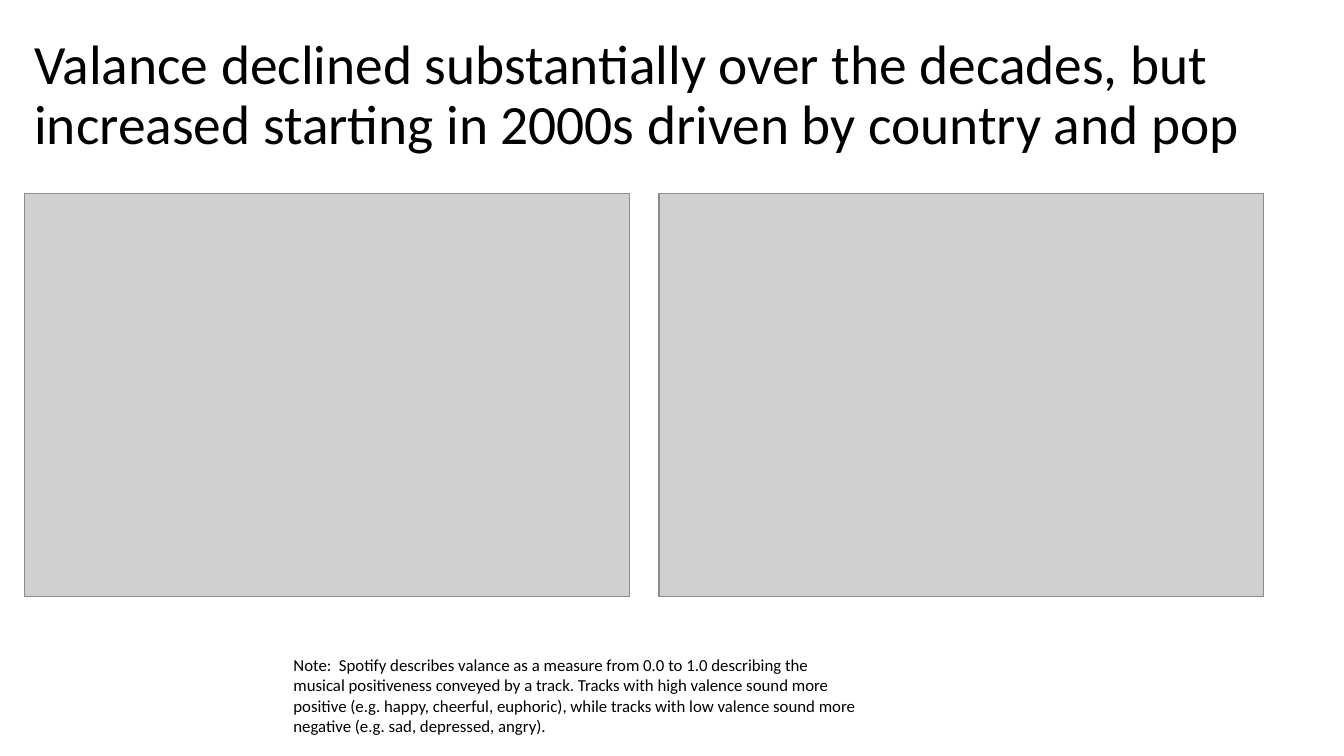
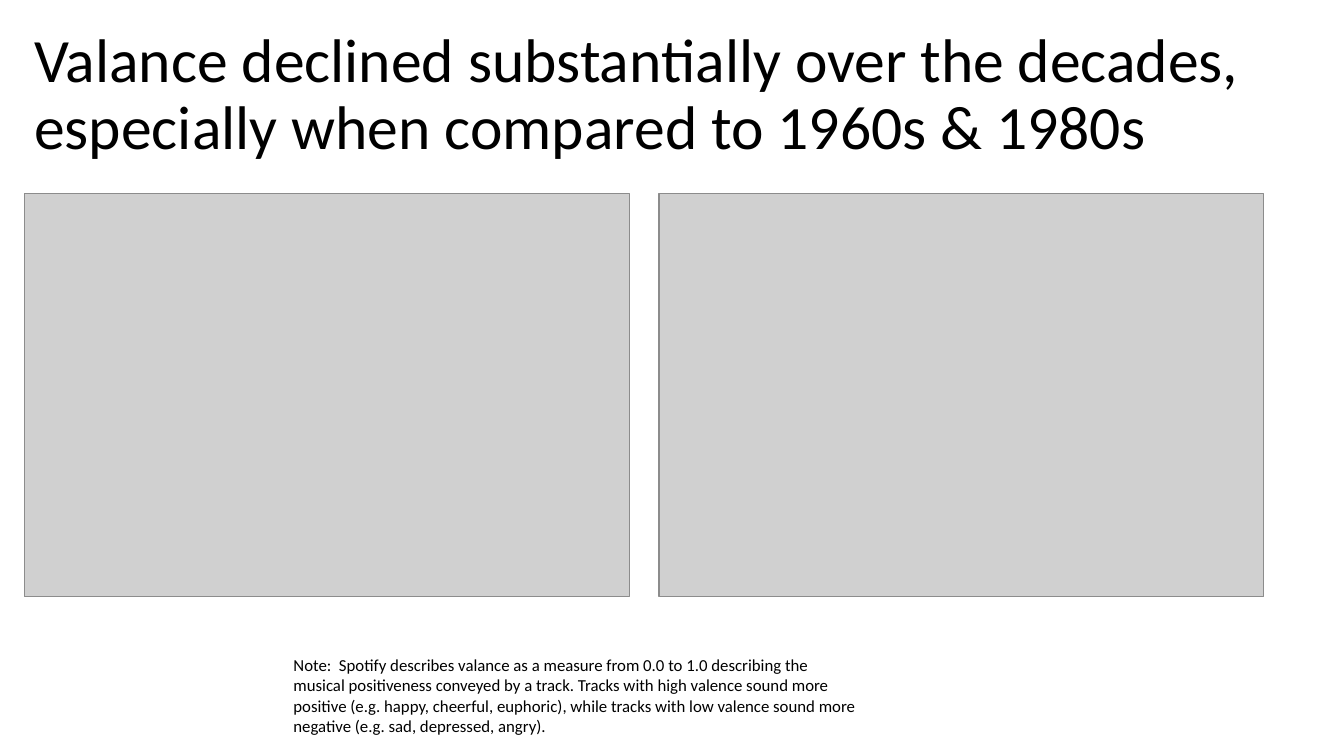
Before and after one commit to c-l-nguyen/hayleys-cosmic-songs, a slide deck: slide 7 of Music Trends Project v1.pptx. Drawn at 1344x756 pixels with LibreOffice and Linux fonts; fonts in the diff are those of the drawing; grey boxes stand for pictures. Boxes give left, top, right and bottom in pixels: in the first picture for what was removed or moved away, otherwise in the second. Text is boxed around its words. In the diff, an @@ line names an element or a change of style, - is before the commit and + after.

```diff
--- a/Music Trends Project v1.pptx
+++ b/Music Trends Project v1.pptx
@@ title at (34, 39, 1238, 159): text changed; size 39.6 to 44 pt @@
-Valance declined substantially over the decades, but increased starting in 2000s driven by country and pop
+Valance declined substantially over the decades, especially when compared to 1960s & 1980s
```
Also in this commit, not shown: 6 other slides changed, 1 other file.
